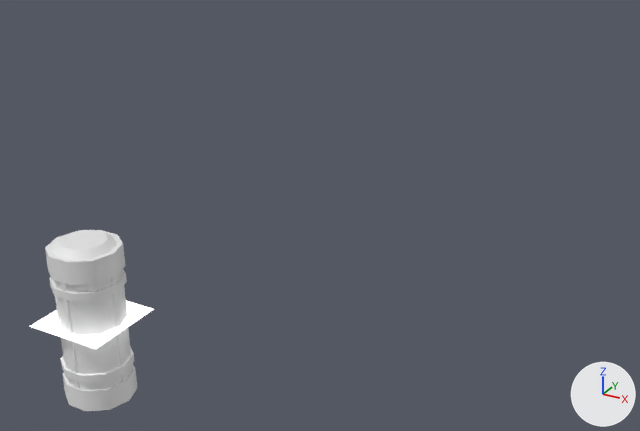
What one commit did to the glTF model docs/base/@vl2/shapes.vl2/shapes/repair_kit.glb.
Both versions are drawn from a camera (50 mm lens) standing at (2.01, -1.99, 1.89) and looking at (0.48, 0.78, 0.51). Arrows for +X, +Y and +Z are at lower right; the lights stay in place. The picture after the commit comes second.

Objects in the first picture: 'Boxa', 'Boxb', 'Boxc', 'Boxe', 'Glass', 'redglow'.
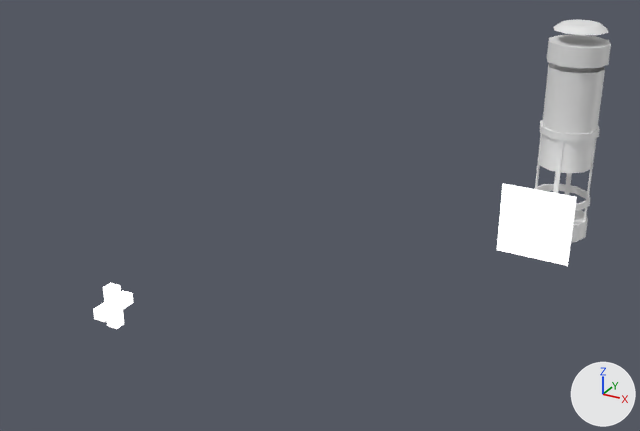
Scene script edits in JSON lines:
```json
{"op": "set", "path": "ob_cross.location", "old": "(0.0, 0.0, 0.0)", "new": "(0.008, 0.1, 0.0)"}
{"op": "set", "path": "ob_boxa.location", "old": "(0.0, 0.0, 0.0)", "new": "(1.176, 1.764, 0.529)"}
{"op": "set", "path": "ob_boxb.location", "old": "(0.0, 0.0, 0.0)", "new": "(1.176, 1.764, 0.477)"}
{"op": "set", "path": "ob_boxc.location", "old": "(0.0, 0.0, 0.0)", "new": "(1.176, 1.764, 0.226)"}
{"op": "set", "path": "ob_boxe.location", "old": "(0.0, 0.0, 0.0)", "new": "(1.176, 1.764, 0.19)"}
{"op": "set", "path": "ob_glass.location", "old": "(0.0, 0.0, 0.0)", "new": "(1.176, 1.764, 0.443)"}
{"op": "set", "path": "ob_redglow.location", "old": "(0.0, 0.0, 0.0)", "new": "(1.177, 1.664, 0.394)"}
{"op": "set", "path": "ob_redglow.rotation_euler", "old": "(0.0, 0.0, 0.0)", "new": "(1.571, 0.0, 0.0)", "note": "degrees (0, 0, 0) -> degrees (90, 0, 0)"}
```

Pixel boxes [x1, y1, x2, y2] of what changed, in the pictures (640 x 431 px):
```json
{"object": "Glass", "change": "moved", "before": [53, 269, 133, 390], "after": [539, 63, 605, 173]}
{"object": "redglow", "change": "moved, turned", "before": [29, 300, 154, 349], "after": [497, 183, 577, 266]}
{"object": "Boxb", "change": "moved", "before": [45, 230, 126, 285], "after": [547, 35, 611, 69]}
{"object": "Boxe", "change": "moved", "before": [60, 276, 138, 412], "after": [535, 128, 598, 242]}
{"object": "Boxc", "change": "moved", "before": [49, 270, 135, 384], "after": [534, 120, 600, 211]}
{"object": "Boxa", "change": "moved", "before": [51, 230, 117, 260], "after": [554, 20, 608, 35]}
{"object": "Cross", "change": "moved", "after": [93, 282, 134, 329], "on screen": "not visible before"}
```
